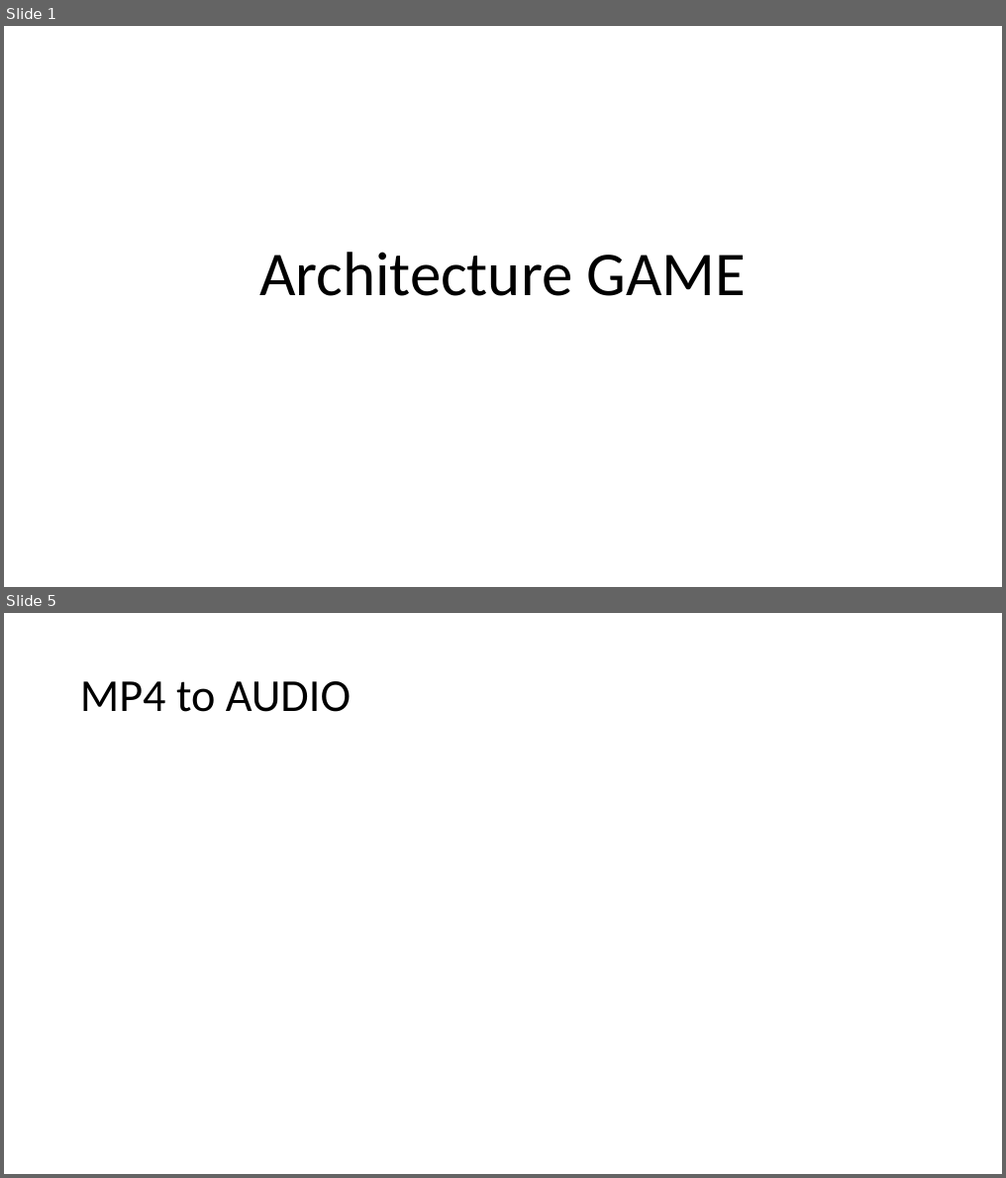
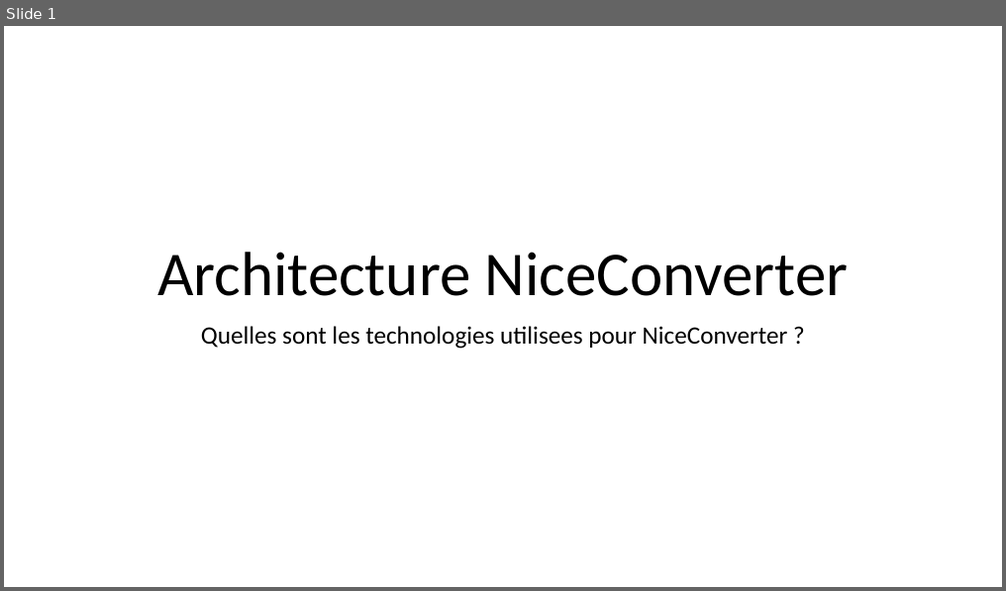
Before and after one commit to monpetit-trade/game, a slide deck: doc/ppt/Architecture.pptx. Shown one above the other, each under a label of ours: slides 1 and 5 before the commit, slide 1 after it; the slides between them are not shown. The pictures are 1006x1178 and 1006x591 pixels, drawn with LibreOffice and Linux fonts; fonts in the diff are those of the drawing. Boxes give left, top, right and bottom in pixels: in the first picture for what was removed or moved away, otherwise in the second. Text is boxed around its words. In the diff, an @@ line names an element or a change of style, - is before the commit and + after.

```diff
--- a/doc/ppt/Architecture.pptx
+++ b/doc/ppt/Architecture.pptx
@@ slide 5 removed at (x1=4, y1=613, x2=1002, y2=1174), background #FFFFFF @@
@@ title removed at (x1=80, y1=681, x2=350, y2=712) @@
-MP4 to AUDIO
@@ slide 1 changed as well @@
@@ title at (x1=157, y1=252, x2=848, y2=296): text changed @@
-Architecture GAME
+Architecture NiceConverter
@@ subtitle added at (x1=201, y1=326, x2=788, y2=349), 24 pt, text #000000 @@
+Quelles sont les technologies utilisees pour NiceConverter ?
```
Also in this commit, not shown: 6 slides added, 5 other slides removed, 16 other files.
